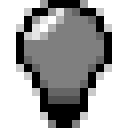
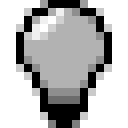
Before/after of a (128, 128) layered artwork. What changed in the layer stack:
"Layer 3": opacity 50% → 30% over [24, 8, 104, 104]
